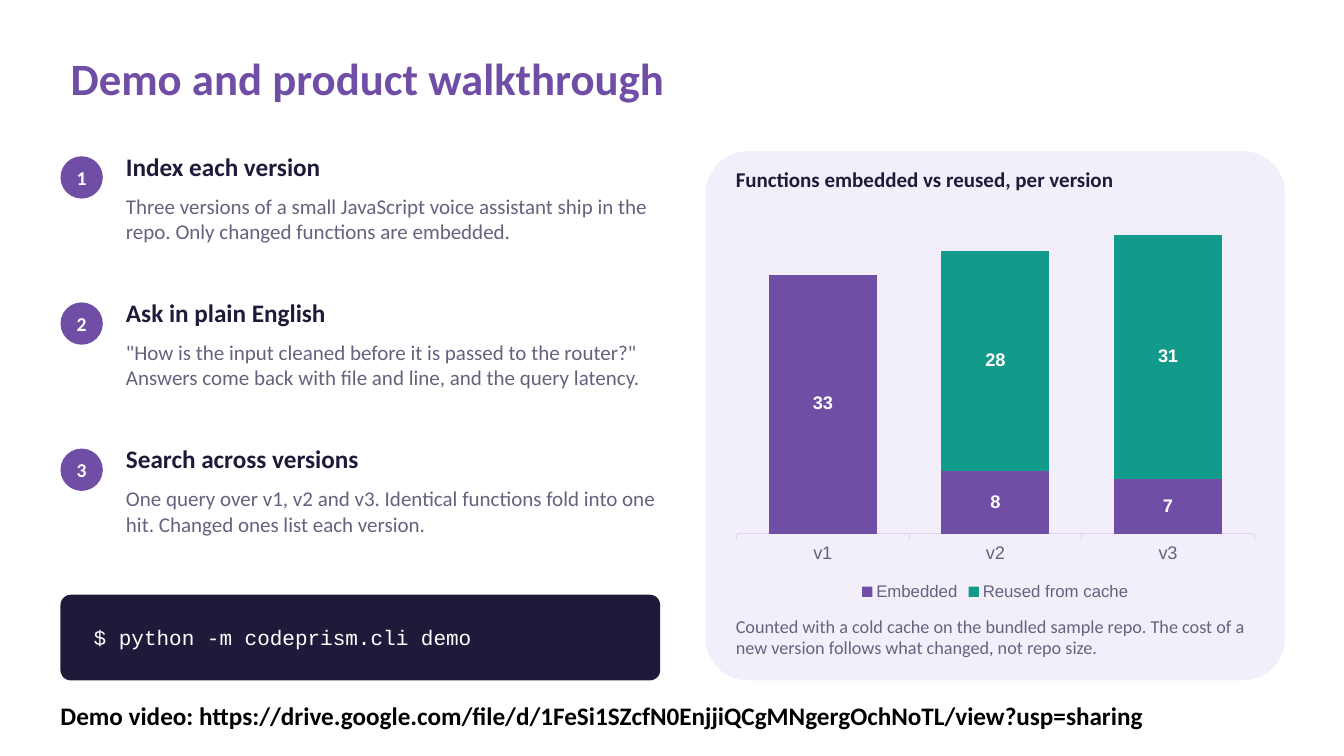
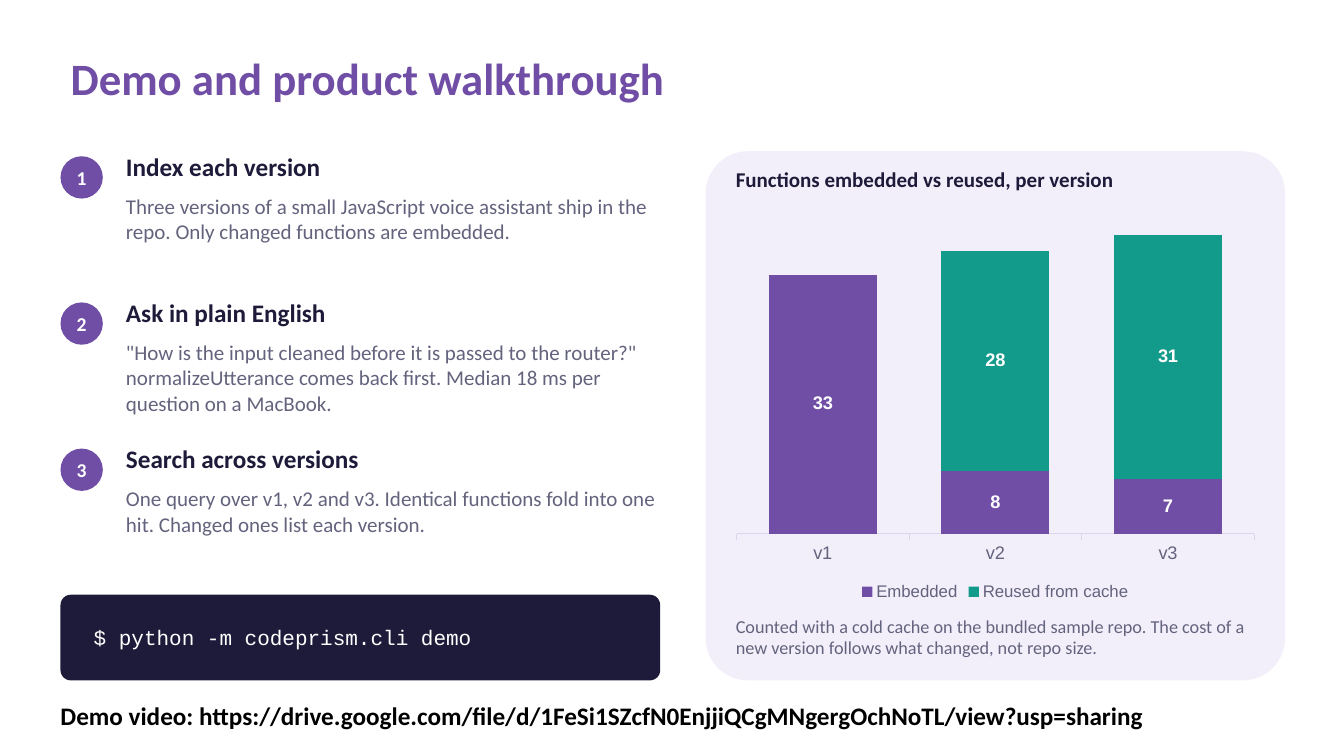
Before and after one commit to pj4real/prism-code-retrieval, a slide deck: slide 5 of submission/VITV_Procrastinators_Submission.pptx. Drawn at 1344x756 pixels with LibreOffice and Linux fonts; fonts in the diff are those of the drawing. Boxes give left, top, right and bottom in pixels: in the first picture for what was removed or moved away, otherwise in the second. Text is boxed around its words. In the diff, an @@ line names an element or a change of style, - is before the commit and + after.

Commit message:
Deck slide 5: name the top answer and the measured median latency

```diff
--- a/submission/VITV_Procrastinators_Submission.pptx
+++ b/submission/VITV_Procrastinators_Submission.pptx
@@ text at box(126, 345, 636, 415): text changed @@
-"How is the input cleaned before it is passed to the router?" Answers come back with file and line, and the query latency.
+"How is the input cleaned before it is passed to the router?" normalizeUtterance comes back first. Median 18 ms per question on a MacBook.
```
Also in this commit, not shown: 1 other file.
